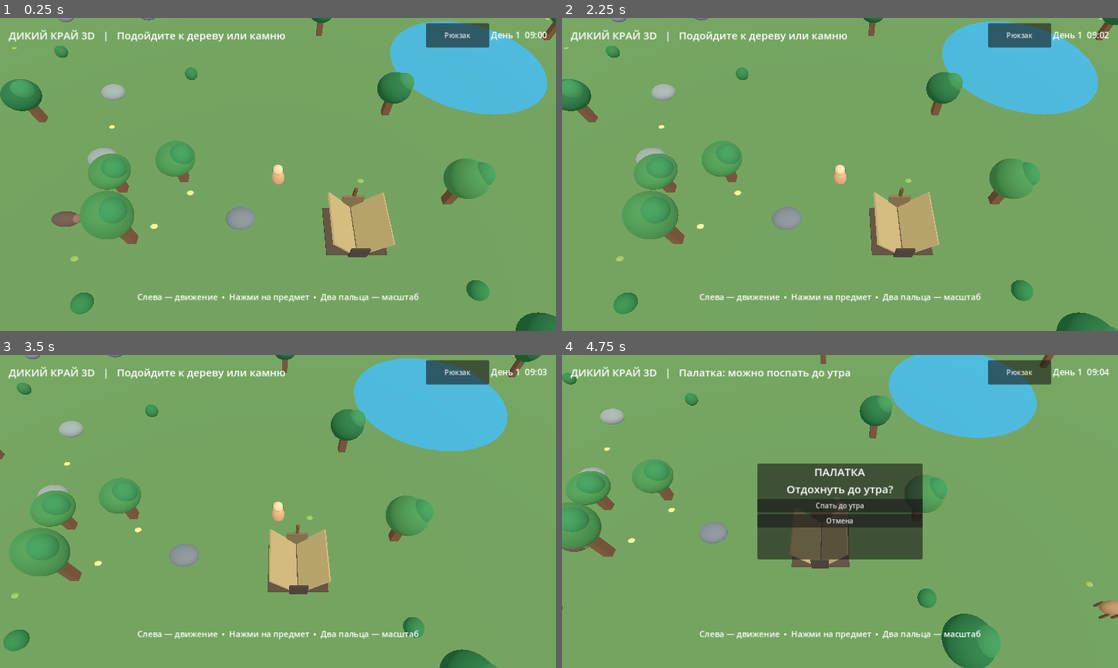
Above: before the commit, frames 1-4 (two rows, left to right).
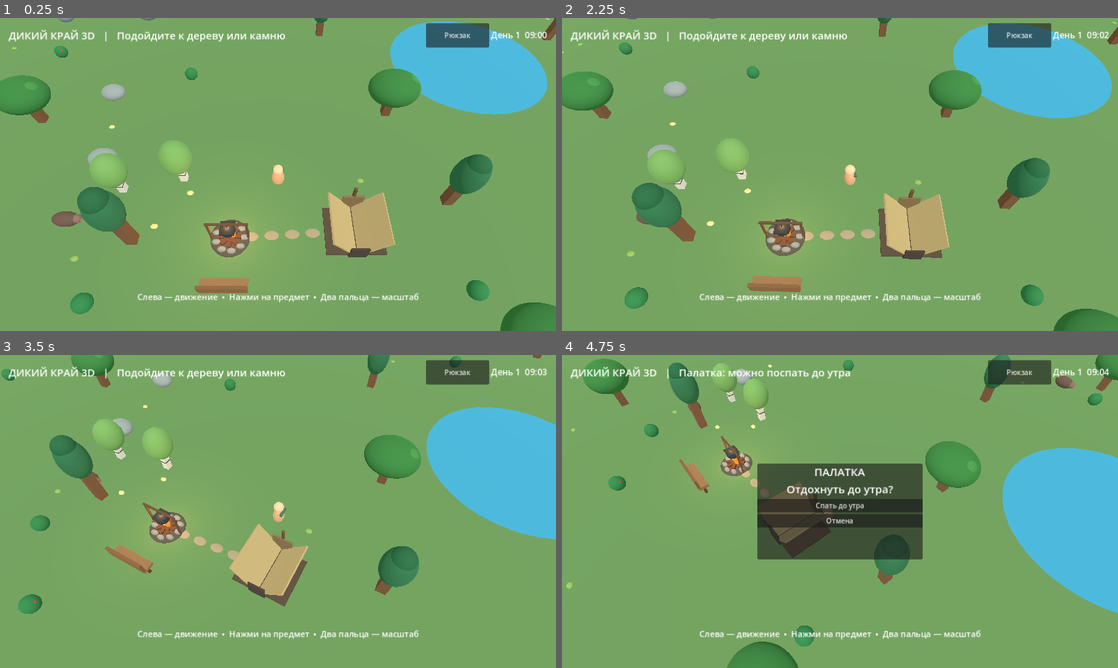
Above: after the commit, the same moments.

Repository: hjz2tz7cgv-ctrl/DikiyKrayGodot
Game: Godot game, scene res://scenes/main.tscn
The game is run twice, just before and just after one commit, with the same random seed, the same clock (stepped at 60 frames per second) and the same inputs.
Inputs (mouse positions are in pixels of both pictures, inside the frame that each line leads up to):
- Up to frame 1 (0.25 s): no input
- Up to frame 2 (2.25 s): click "Рюкзак" at 0.5 s; click "Закрыть" at 1.25 s; tap Enter at 2 s; move the mouse to (962, 158) at 2.02 s; hold Right (ui_right) from 2.03 s (still down); click (962, 158) at 2.17 s
- Up to frame 3 (3.5 s): release Right (ui_right) at 2.75 s; drag from (166, 527) to (250, 574) at 2.77 s
- Up to frame 4 (4.75 s): move the mouse to (895, 442) at 3.52 s; hold Right (ui_right) 3.53-4.25 s; drag from (812, 574) to (673, 464) at 4.27 s

The runs differ from the first frame. In frame 1, 7.3% of the frame differs, in the area x 0-100%, y 0-100%; in frame 2, 12%; in frame 3, 26%; in frame 4, 27%.

Commit message:
Add files via upload

Diff:
--- a/scripts/main.gd
+++ b/scripts/main.gd
@@ -11,6 +11,19 @@
 var camera: Camera3D
 var camera_distance := 17.0
 var camera_tilt := 0.68
+var camera_yaw := 0.0
+var desired_camera_yaw := 0.0
+var camera_focus := Vector3.ZERO
+var camera_initialized := false
+var player_visual: Node3D
+var player_facing := 0.0
+const FIRE_POS := Vector2(-3.0, 4.0)
+const BENCH_POS := Vector2(-3.0, 7.1)
+var campfire_node: Node3D
+var campfire_light: OmniLight3D
+var fire_flames: Array[MeshInstance3D] = []
+var sitting := false
+var camp_time := 0.0
 var obstacles: Array[Dictionary] = []
 var resources: Array[Dictionary] = []
 var drops: Array[Dictionary] = []
@@ -60,6 +73,7 @@
     rng.seed = 20261017
     _create_world()
     _create_tent()
+    _create_camp()
     _create_player()
     _create_camera()
     _create_resources()
@@ -133,6 +147,61 @@
     _mesh_box(tent_node, Vector3(1.1, 1.15, 0.13), Vector3(0, 0.61, 1.68), Color("473d35"))
     _mesh_box(tent_node, Vector3(0.18, 2.2, 0.18), Vector3(0, 1.13, -1.75), Color("6d4d2d"))
 
+func _create_camp() -> void:
+    # Camp placed close to spawn, deliberately away from the tent and lake.
+    campfire_node = Node3D.new()
+    campfire_node.name = "Campfire_Cauldron"
+    campfire_node.position = Vector3(FIRE_POS.x, 0, FIRE_POS.y)
+    add_child(campfire_node)
+    _mesh_sphere(campfire_node, 1.25, Vector3(0, 0.055, 0), Color("514d40"), Vector3(1.0, 0.12, 1.0))
+    for i in range(9):
+        var a := TAU * float(i) / 9.0
+        _mesh_sphere(campfire_node, 0.23, Vector3(cos(a) * 0.9, 0.16, sin(a) * 0.9), Color("8b8d87"), Vector3(1.2, 0.7, 0.8))
+    for i in range(4):
+        var log := _mesh_box(campfire_node, Vector3(1.4, 0.22, 0.24), Vector3(0, 0.24, 0), Color("67412b"))
+        log.rotation.y = float(i) * PI / 4.0
+    for i in range(3):
+        var flame := _mesh_sphere(campfire_node, 0.28, Vector3((i - 1) * 0.23, 0.72, 0), Color("ff9b29") if i != 1 else Color("ffe069"), Vector3(0.62, 1.75, 0.62))
+        var fm := flame.material_override as StandardMaterial3D
+        fm.shading_mode = BaseMaterial3D.SHADING_MODE_UNSHADED
+        fire_flames.append(flame)
+    campfire_light = OmniLight3D.new()
+    campfire_light.position = Vector3(0, 1.6, 0)
+    campfire_light.light_color = Color("ffb36a")
+    campfire_light.light_energy = 1.7
+    campfire_light.omni_range = 9.0
+    campfire_light.shadow_enabled = false
+    campfire_node.add_child(campfire_light)
+    # Iron cooking pot, supported by two wooden posts.
+    for x in [-1.15, 1.15]:
+        _mesh_box(campfire_node, Vector3(0.13, 2.0, 0.13), Vector3(x, 1.02, 0), Color("6b4c35"))
+    _mesh_box(campfire_node, Vector3(2.55, 0.13, 0.13), Vector3(0, 2.02, 0), Color("6b4c35"))
+    _mesh_box(campfire_node, Vector3(0.06, 0.56, 0.06), Vector3(0, 1.69, 0), Color("454545"))
+    _mesh_sphere(campfire_node, 0.46, Vector3(0, 1.22, 0), Color("34393b"), Vector3(1.0, 0.68, 1.0))
+    _mesh_box(campfire_node, Vector3(0.9, 0.07, 0.9), Vector3(0, 1.49, 0), Color("303436"))
+    var bench := Node3D.new()
+    bench.name = "Sit_Bench"
+    bench.position = Vector3(BENCH_POS.x, 0, BENCH_POS.y)
+    add_child(bench)
+    _mesh_box(bench, Vector3(2.7, 0.23, 0.75), Vector3(0, 0.8, 0), Color("926b46"))
+    _mesh_box(bench, Vector3(2.7, 0.8, 0.19), Vector3(0, 1.3, 0.32), Color("815b39"))
+    for x in [-1.05, 1.05]:
+        _mesh_box(bench, Vector3(0.2, 0.77, 0.2), Vector3(x, 0.37, 0), Color("65432d"))
+    # A few stepping stones lead from the tent to the fire.
+    for i in range(7):
+        var t := float(i) / 6.0
+        var pp := TENT_POS.lerp(FIRE_POS, t)
+        _mesh_sphere(self, 0.42, Vector3(pp.x, 0.035, pp.y), Color("a49576"), Vector3(1.1, 0.12, 0.75))
+
+func _animate_camp(delta: float) -> void:
+    camp_time += delta
+    for i in range(fire_flames.size()):
+        var flame := fire_flames[i]
+        flame.scale.y = 1.5 + 0.26 * sin(camp_time * 6.0 + float(i) * 2.2)
+        flame.position.y = 0.72 + 0.07 * sin(camp_time * 7.0 + float(i))
+    if campfire_light != null:
+        campfire_light.light_energy = 1.5 + 0.23 * sin(camp_time * 8.0)
+
 func _update_lighting() -> void:
     # Плавное освещение без тяжёлых эффектов постобработки.
     var phase := (day_clock - 6.0) / 24.0 * TAU
@@ -195,9 +264,11 @@
     var collision := CollisionShape3D.new()
     collision.shape = capsule
     player.add_child(collision)
-    _mesh_sphere(player, 0.55, Vector3(0, 0.0, 0), Color("d7a579"), Vector3(0.8, 1.25, 0.7))
-    _mesh_sphere(player, 0.34, Vector3(0, 0.9, 0), Color("edc59b"))
-    _mesh_box(player, Vector3(0.7, 0.15, 0.18), Vector3(0, 0.5, -0.3), Color("4c7050"))
+    player_visual = Node3D.new()
+    player.add_child(player_visual)
+    _mesh_sphere(player_visual, 0.55, Vector3(0, 0.0, 0), Color("d7a579"), Vector3(0.8, 1.25, 0.7))
+    _mesh_sphere(player_visual, 0.34, Vector3(0, 0.9, 0), Color("edc59b"))
+    _mesh_box(player_visual, Vector3(0.7, 0.15, 0.18), Vector3(0, 0.5, -0.3), Color("4c7050"))
 
 func _create_camera() -> void:
     camera = Camera3D.new()
@@ -206,12 +277,19 @@
     add_child(camera)
     _position_camera()
 
-func _position_camera() -> void:
+func _position_camera(delta: float = 0.0) -> void:
     if camera == null or player == null:
         return
-    var focus := player.global_position + Vector3(0, 0.35, 0)
-    camera.global_position = focus + Vector3(0, camera_distance, camera_distance * camera_tilt)
-    camera.look_at(focus, Vector3.UP)
+    var desired_focus := player.global_position + Vector3(0, 0.35, 0)
+    if not camera_initialized:
+        camera_focus = desired_focus
+        camera_initialized = true
+    else:
+        camera_focus = camera_focus.lerp(desired_focus, 1.0 - exp(-4.0 * delta))
+    camera_yaw = lerp_angle(camera_yaw, desired_camera_yaw, 1.0 - exp(-2.2 * delta))
+    var offset := Vector3(sin(camera_yaw) * camera_distance * camera_tilt, camera_distance, cos(camera_yaw) * camera_distance * camera_tilt)
+    camera.global_position = camera_focus + offset
+    camera.look_at(camera_focus, Vector3.UP)
 
 func _is_lake(pos: Vector2, margin := 0.0) -> bool:
     return pos.distance_to(LAKE_CENTER) < LAKE_RADIUS + margin
@@ -219,7 +297,7 @@
 func _can_place(pos: Vector2, radius: float) -> bool:
     if _is_lake(pos, radius + 0.3):
         return false
-    if pos.length() < 3.3 or pos.distance_to(TENT_POS) < radius + 3.5:
+    if pos.length() < 3.3 or pos.distance_to(TENT_POS) < radius + 3.5 or pos.distance_to(FIRE_POS) < radius + 3.2 or pos.distance_to(BENCH_POS) < radius + 2.4:
         return false
     for obstacle in obstacles:
         if pos.distance_to(obstacle["pos"]) < radius + obstacle["radius"] + 1.0:
@@ -248,14 +326,22 @@
         add_child(node)
         if kind == "tree":
             var tall := rng.randf_range(0.85, 1.4)
-            var pine := i % 4 == 0
-            _mesh_box(node, Vector3(0.55, 2.2 * tall, 0.55), Vector3(0, 1.1 * tall, 0), Color("765238"))
-            if pine:
-                _mesh_sphere(node, 1.0, Vector3(0, 2.5 * tall, 0), Color("245e3d"), Vector3(0.8, 1.55 * tall, 0.8))
-                _mesh_sphere(node, 0.73, Vector3(0, 3.35 * tall, 0), Color("307449"), Vector3(0.8, 1.15, 0.8))
-            else:
-                _mesh_sphere(node, 1.25, Vector3(0, 2.55 * tall, 0), Color("286e3f") if i % 3 else Color("47894b"), Vector3(1, 0.85 * tall, 1))
-                _mesh_sphere(node, 0.75, Vector3(0.5, 3.05 * tall, 0.1), Color("3a8850"))
+            var species := i % 4
+            var bark := Color("d8d2c3") if species == 1 else Color("765238")
+            _mesh_box(node, Vector3(0.48 if species == 1 else 0.65, 2.5 * tall, 0.48 if species == 1 else 0.65), Vector3(0, 1.25 * tall, 0), bark)
+            if species == 0: # Spruce
+                for layer in range(3):
+                    _mesh_sphere(node, 1.1 - layer * 0.22, Vector3(0, (2.25 + layer * 0.72) * tall, 0), Color("245b3d"), Vector3(0.9, 0.85, 0.9))
+            elif species == 1: # Birch
+                for stripe in range(3):
+                    _mesh_box(node, Vector3(0.5, 0.08, 0.5), Vector3(0, (0.8 + stripe * 0.55) * tall, 0), Color("4e504b"))
+                _mesh_sphere(node, 1.2, Vector3(0, 2.65 * tall, 0), Color("75a65a"), Vector3(0.85, 1.05, 0.85))
+            elif species == 2: # Oak
+                _mesh_sphere(node, 1.55, Vector3(0, 2.55 * tall, 0), Color("387b3c"), Vector3(1.25, 0.78, 1.1))
+                _mesh_sphere(node, 0.85, Vector3(0.9, 2.75 * tall, 0), Color("438a45"))
+            else: # Pine
+                _mesh_sphere(node, 1.05, Vector3(0, 2.9 * tall, 0), Color("317049"), Vector3(0.9, 1.45, 0.9))
+                _mesh_sphere(node, 0.7, Vector3(0, 3.7 * tall, 0), Color("28643e"))
         else:
             var rock_color := Color("929c9a") if i % 3 else Color("777f86")
             _mesh_sphere(node, rng.randf_range(0.65, 1.05), Vector3(0, 0.55, 0), rock_color, Vector3(1.1, 0.65, 0.9))
@@ -460,6 +546,9 @@
             best = dist
             pending_kind = "drop"
             pending_index = i
+    if pos.distance_to(BENCH_POS) < 2.0:
+        pending_kind = "bench"
+        pending_index = 0
     if pos.distance_to(TENT_POS) < 2.7:
         pending_kind = "tent"
         pending_index = 0
@@ -477,6 +566,8 @@
         return
     if pending_kind == "tent":
         pending_pos = TENT_POS
+    elif pending_kind == "bench":
+        pending_pos = BENCH_POS
     else:
         pending_pos = drops[pending_index]["pos"] if pending_kind == "drop" else resources[pending_index]["pos"]
     status_message = "Подходим к предмету…"
@@ -561,6 +652,7 @@
     if sleep_in_progress:
         _advance_sleep(delta)
         return
+    _animate_camp(delta)
     day_clock += delta * 24.0 / DAY_SECONDS
     if day_clock >= 24.0:
         day_clock -= 24.0
@@ -576,6 +668,12 @@
                 _pickup_index(pending_index)
             elif pending_kind == "tent":
                 _show_sleep_panel()
+            elif pending_kind == "bench":
+                sitting = true
+                player.position.x = BENCH_POS.x
+                player.position.z = BENCH_POS.y - 0.15
+                player_visual.position.y = -0.35
+                status_message = "Отдыхаем у костра — двигайся, чтобы встать"
             pending_index = -1
             pending_kind = ""
     var direction := touch_move
@@ -585,6 +683,16 @@
             direction = towards.normalized()
     direction += Input.get_vector("ui_left", "ui_right", "ui_up", "ui_down")
     direction = direction.limit_length(1.0)
+    if sitting and direction.length() > 0.1:
+        sitting = false
+        player_visual.position.y = 0.0
+    if sitting:
+        direction = Vector2.ZERO
+    if direction.length() > 0.12:
+        var desired_facing := atan2(-direction.x, -direction.y)
+        player_facing = lerp_angle(player_facing, desired_facing, 1.0 - exp(-9.0 * delta))
+        player_visual.rotation.y = player_facing
+        desired_camera_yaw = lerp_angle(desired_camera_yaw, -player_facing * 0.55, 1.0 - exp(-1.6 * delta))
     var current := Vector2(player.position.x, player.position.z)
     var motion := direction * WALK_SPEED * delta
     var next_x := current + Vector2(motion.x, 0)
@@ -595,7 +703,7 @@
         current.y = next_y.y
     player.position.x = current.x
     player.position.z = current.y
-    _position_camera()
+    _position_camera(delta)
     if mining_active:
         if target_resource < 0 or not resources[target_resource]["alive"] or Vector2(player.position.x, player.position.z).distance_to(resources[target_resource]["pos"]) > 2.85:
             _stop_mining()
